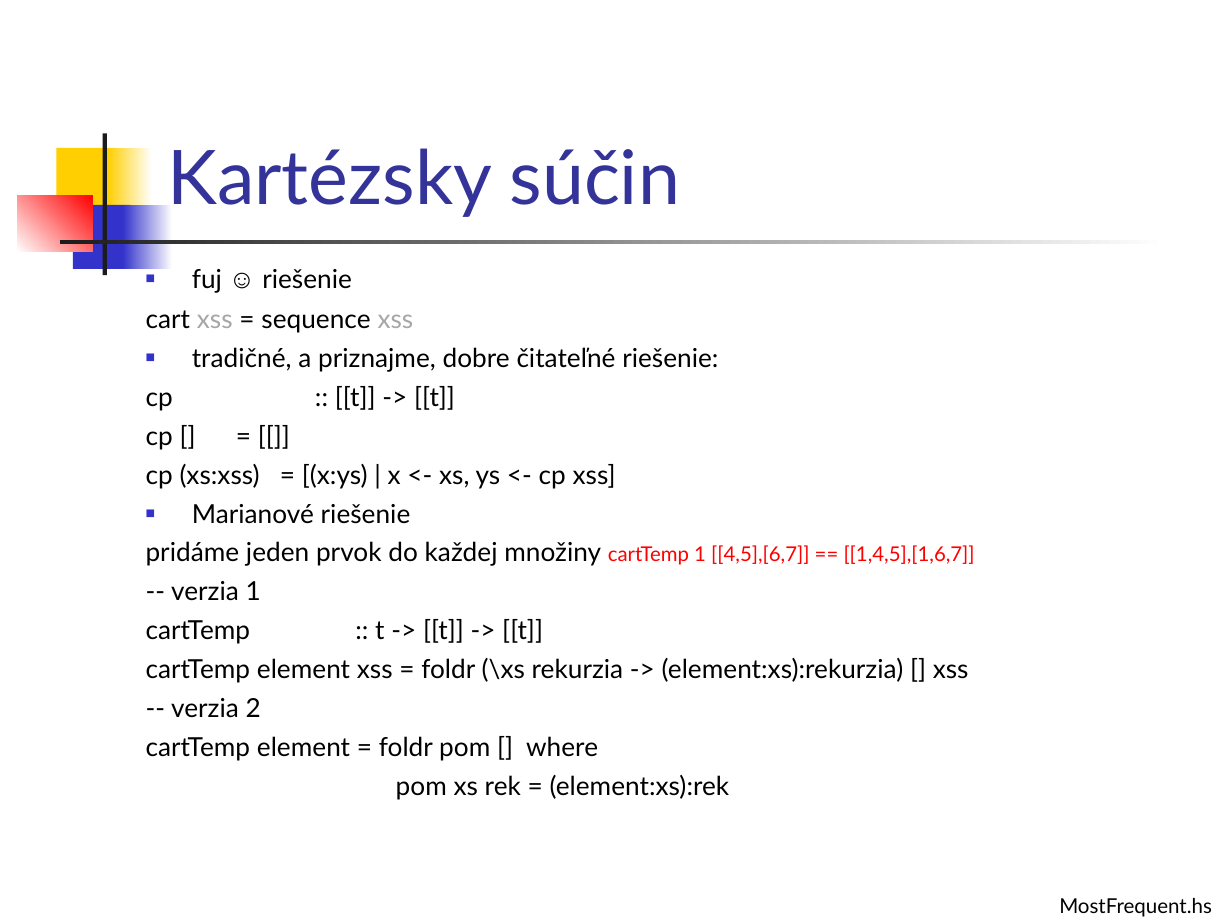
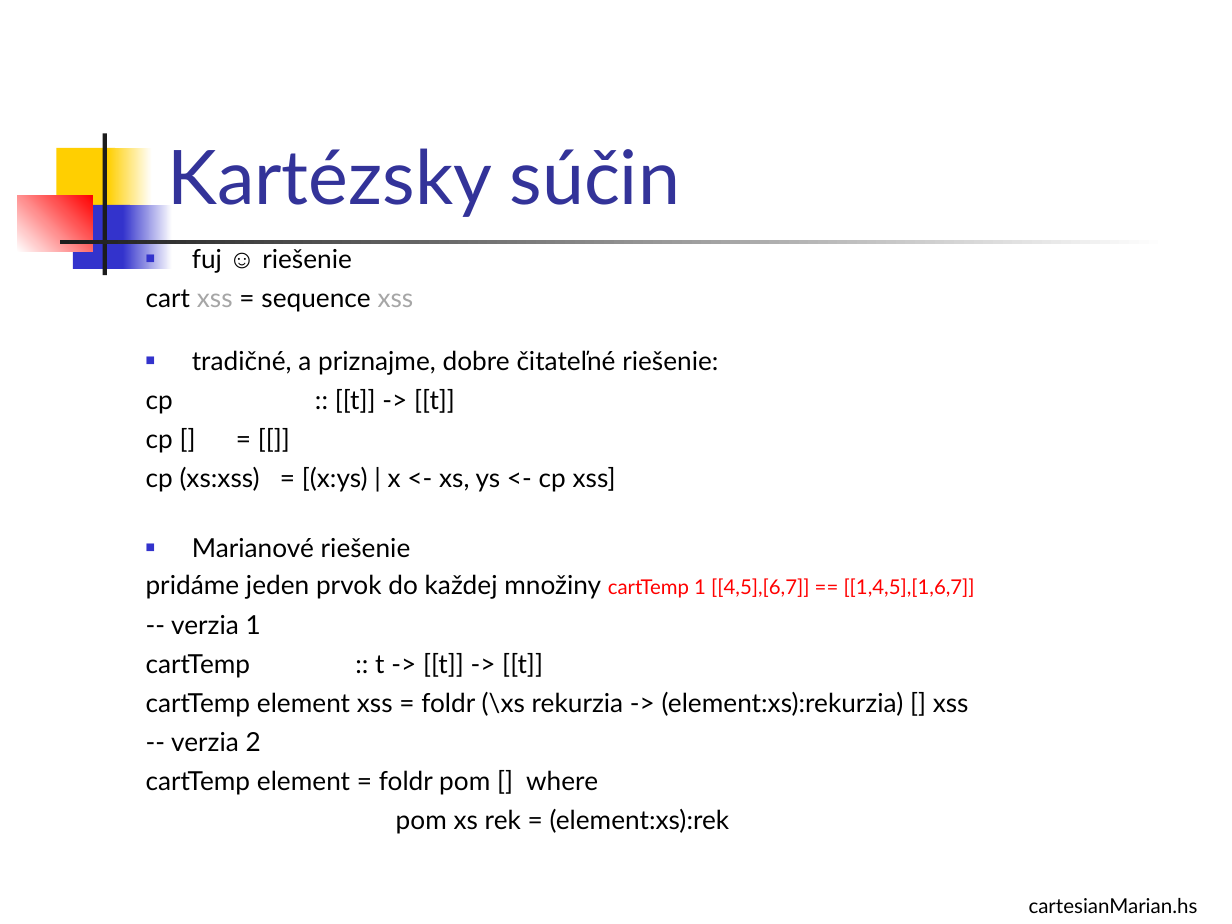
Before and after one commit to Funkcionalne/Prednasky, a slide deck: slide 16 of 03/03_fpro.ppt. Drawn at 1232x924 pixels with LibreOffice and Linux fonts; fonts in the diff are those of the drawing. Boxes give left, top, right and bottom in pixels: in the first picture for what was removed or moved away, otherwise in the second. Text is boxed around its words. In the diff, an @@ line names an element or a change of style, - is before the commit and + after.

```diff
--- a/03/03_fpro.ppt
+++ b/03/03_fpro.ppt
@@ text "fuj ☺ riešenie" rewrapped from [146,269,975,800] to [146,249,975,834] @@
@@ text at [1029,898,1198,913]: text changed @@
-MostFrequent.hs
+cartesianMarian.hs
```
Also in this commit, not shown: 1 other slide changed, 3 slides added, 22 slides removed, 2 other files.
